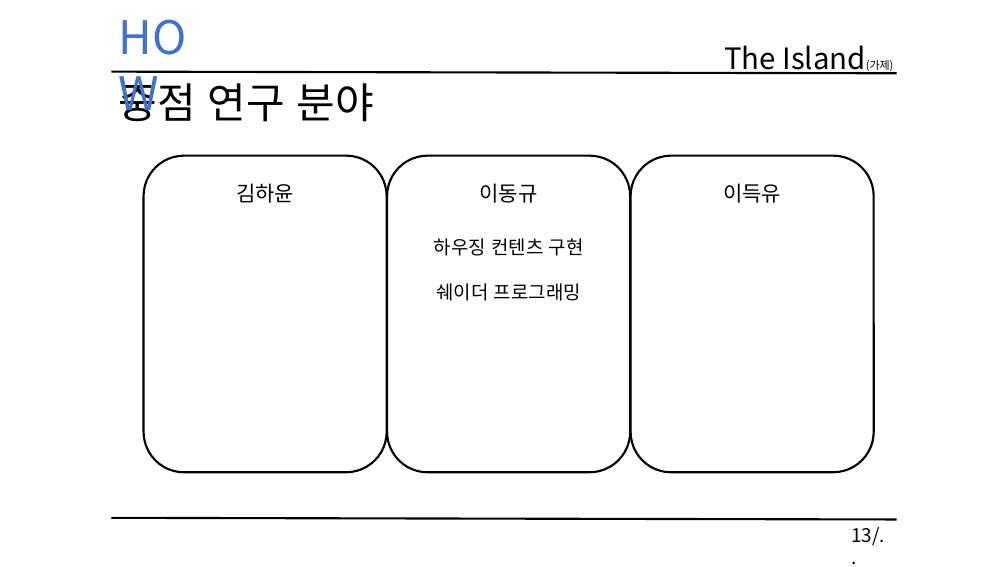
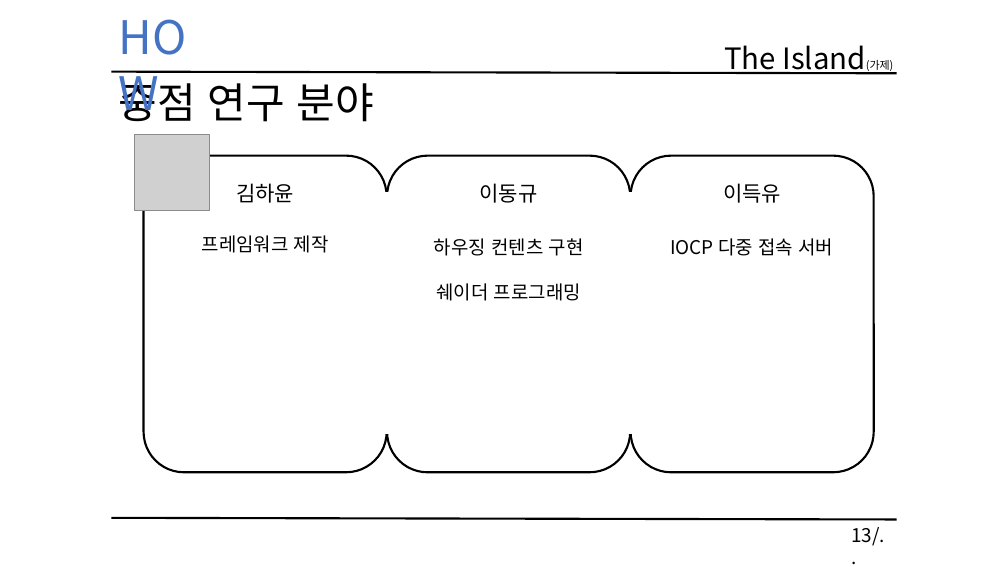
Before and after one commit to KimHaYoon/SickPerson, a slide deck: slide 13 of 문서/졸업작품 게임 기획서 초안.pptx. Drawn at 1008x567 pixels with LibreOffice and Linux fonts; fonts in the diff are those of the drawing; grey boxes stand for pictures. Boxes give left, top, right and bottom in pixels: in the first picture for what was removed or moved away, otherwise in the second. Text is boxed around its words. In the diff, an @@ line names an element or a change of style, - is before the commit and + after.

```diff
--- a/문서/졸업작품 게임 기획서 초안.pptx
+++ b/문서/졸업작품 게임 기획서 초안.pptx
@@ rectangle added at bbox=[47, 132, 194, 210], fill #FFFFFF, outline #FFFFFF 1 pt @@
@@ picture added at bbox=[135, 135, 210, 210] @@
@@ rectangle added at bbox=[361, 193, 408, 434], fill #FFFFFF, outline #FFFFFF 1 pt @@
@@ rectangle added at bbox=[605, 193, 651, 434], fill #FFFFFF, outline #FFFFFF 1 pt @@
@@ text added at bbox=[202, 235, 329, 253], 18 pt, text #000000 @@
+프레임워크 제작
@@ text added at bbox=[670, 238, 833, 256], 18 pt, text #000000 @@
+IOCP 다중 접속 서버
```
Also in this commit, not shown: 3 other slides changed.
